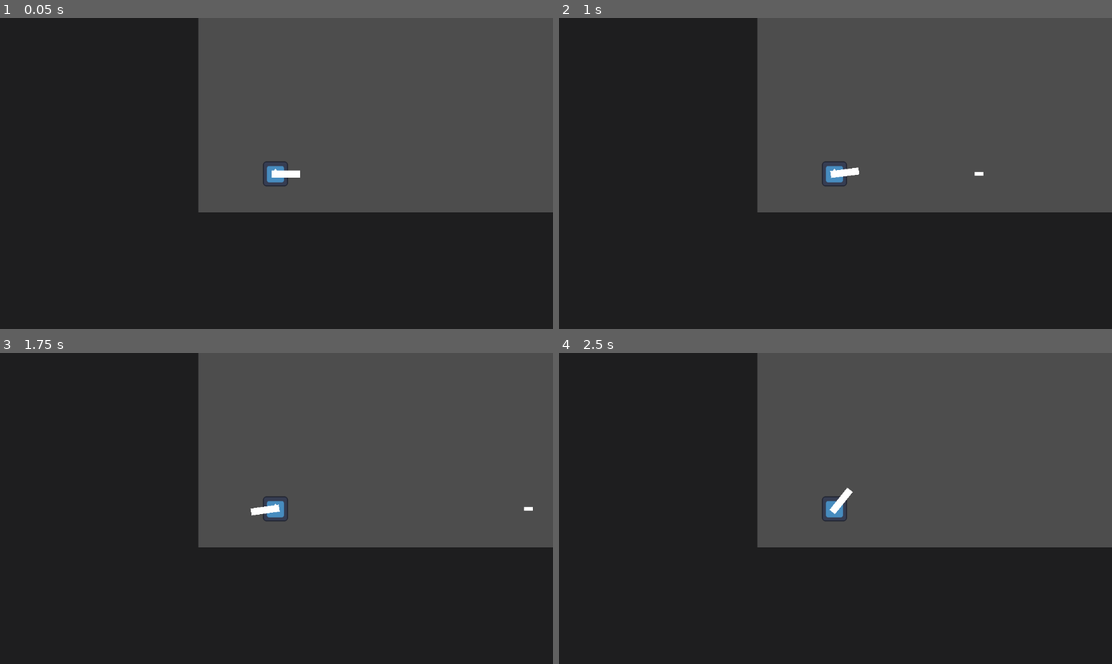
Above: before the commit, frames 1-4 (two rows, left to right).
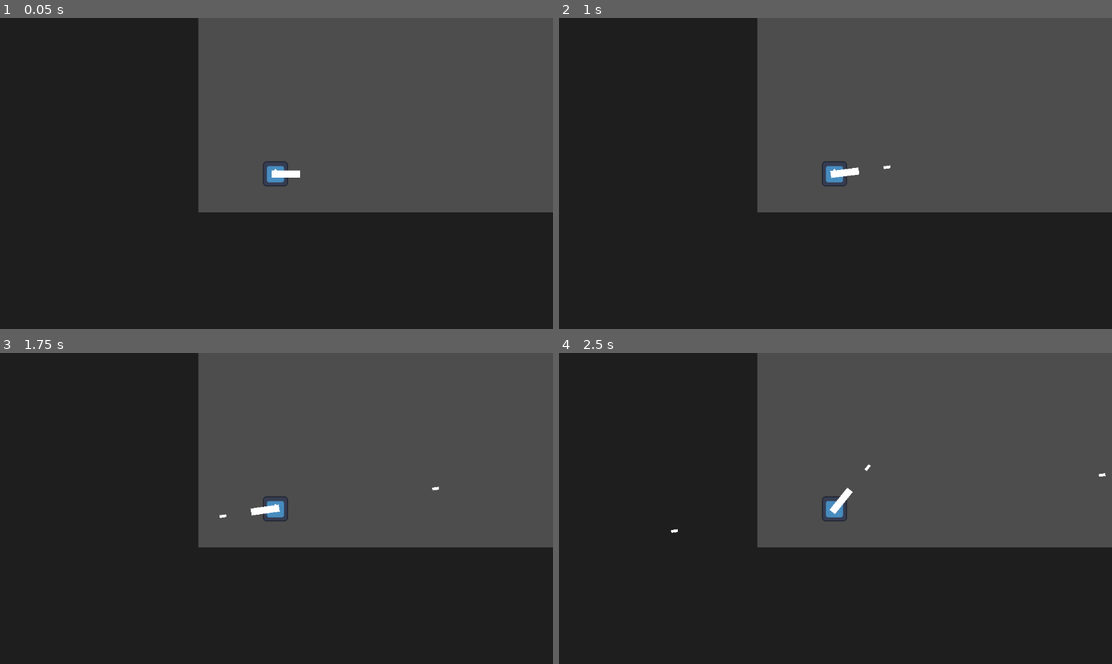
Above: after the commit, the same moments.

Repository: StillAlive006/Untitled-Dungeon-Game
Game: Godot game, scene res://Main.tscn
Same seed, same stepped clock (60 frames per second), same inputs: the game is played once before the commit and once after it. The engine's default icon, where the game draws it, is replaced by a stand-in: a white triangle on a blue panel in a dark square.
Inputs (mouse positions are in pixels of both pictures, inside the frame that each line leads up to):
- Up to frame 1 (0.05 s): no input
- Up to frame 2 (1 s): move the mouse to (957, 157) at 0.52 s; click (957, 157) at 0.6 s
- Up to frame 3 (1.75 s): move the mouse to (165, 524) at 1.27 s; click (165, 524) at 1.35 s
- Up to frame 4 (2.5 s): move the mouse to (890, 440) at 2.02 s; click (890, 440) at 2.1 s

Frame 1 is identical in both runs. In frame 2, less than 0.1% of the frame differs, in the area x 58-77%, y 47-51%; in frame 3, less than 0.1%, in the area x 39-97%, y 42-54%; in frame 4, less than 0.1%.

Commit message:
the gun works

Diff:
--- a/Main.tscn
+++ b/Main.tscn
@@ -1,9 +1,8 @@
-[gd_scene load_steps=9 format=4 uid="uid://b3gttd6f2k4by"]
+[gd_scene load_steps=8 format=4 uid="uid://b3gttd6f2k4by"]
 
 [ext_resource type="Texture2D" uid="uid://bl32oub2kqyis" path="res://icon.svg" id="1_uu6xs"]
 [ext_resource type="PackedScene" uid="uid://b32sktibnxfcy" path="res://gun.tscn" id="2_cm0pq"]
 [ext_resource type="Texture2D" uid="uid://btlhi83ln2ut5" path="res://Screenshot 2025-09-26 143227.png" id="2_r0du0"]
-[ext_resource type="PackedScene" uid="uid://cm50pwut6rcx3" path="res://node_2d.tscn" id="3_cm0pq"]
 
 [sub_resource type="GDScript" id="GDScript_cm0pq"]
 script/source = "extends CharacterBody2D
@@ -69,8 +68,6 @@
 
 [node name="gun" parent="Player" instance=ExtResource("2_cm0pq")]
 
-[node name="Node2D" parent="Player" instance=ExtResource("3_cm0pq")]
-
 [node name="TileMapLayer" type="TileMapLayer" parent="."]
 position = Vector2(-3.2311743e-27, 4.7683716e-07)
 scale = Vector2(5, 5)
--- a/node_2d.gd
+++ b/bullet.gd
@@ -2,9 +2,11 @@
 
 
 const SPEED: int = 300
-
-
+var t = true
 
 
 func _process(_delta: float) -> void:
 	position += transform.x * SPEED * _delta
+	if t:
+		print("hio")
+		t = false
--- a/bullet.tscn
+++ b/bullet.tscn
@@ -1,8 +1,10 @@
-[gd_scene load_steps=2 format=3 uid="uid://bt0yxq0fpfchq"]
+[gd_scene load_steps=3 format=3 uid="uid://bt0yxq0fpfchq"]
 
 [ext_resource type="Texture2D" uid="uid://cyg54rw6nw0ty" path="res://Screenshot 2025-09-27 134800.png" id="1_v7oki"]
+[ext_resource type="Script" uid="uid://b6mw6ujk1wttk" path="res://bullet.gd" id="1_v8qja"]
 
 [node name="Node2D" type="Node2D"]
+script = ExtResource("1_v8qja")
 
 [node name="Sprite2D" type="Sprite2D" parent="."]
 scale = Vector2(0.14322916, 0.18548389)
--- a/gun.gd
+++ b/gun.gd
@@ -20,7 +20,5 @@
 			timer.start()
 
 
-
 func _on_timer_timeout() -> void:
 	gun = 1
-	print("1")
--- a/node_2d.tscn
+++ /dev/null
@@ -1,12 +0,0 @@
-[gd_scene load_steps=3 format=3 uid="uid://cm50pwut6rcx3"]
-
-[ext_resource type="Script" uid="uid://kf7kfsq0jvfj" path="res://node_2d.gd" id="1_epypp"]
-[ext_resource type="Texture2D" uid="uid://cyg54rw6nw0ty" path="res://Screenshot 2025-09-27 134800.png" id="1_wtcfe"]
-
-[node name="Node2D" type="Node2D"]
-script = ExtResource("1_epypp")
-
-[node name="Sprite2D" type="Sprite2D" parent="."]
-position = Vector2(9.536743e-07, 1.1368684e-13)
-scale = Vector2(0.1875, 0.27419356)
-texture = ExtResource("1_wtcfe")
Not shown, added: bullet.gd.uid
Not shown, removed: node_2d.gd.uid
